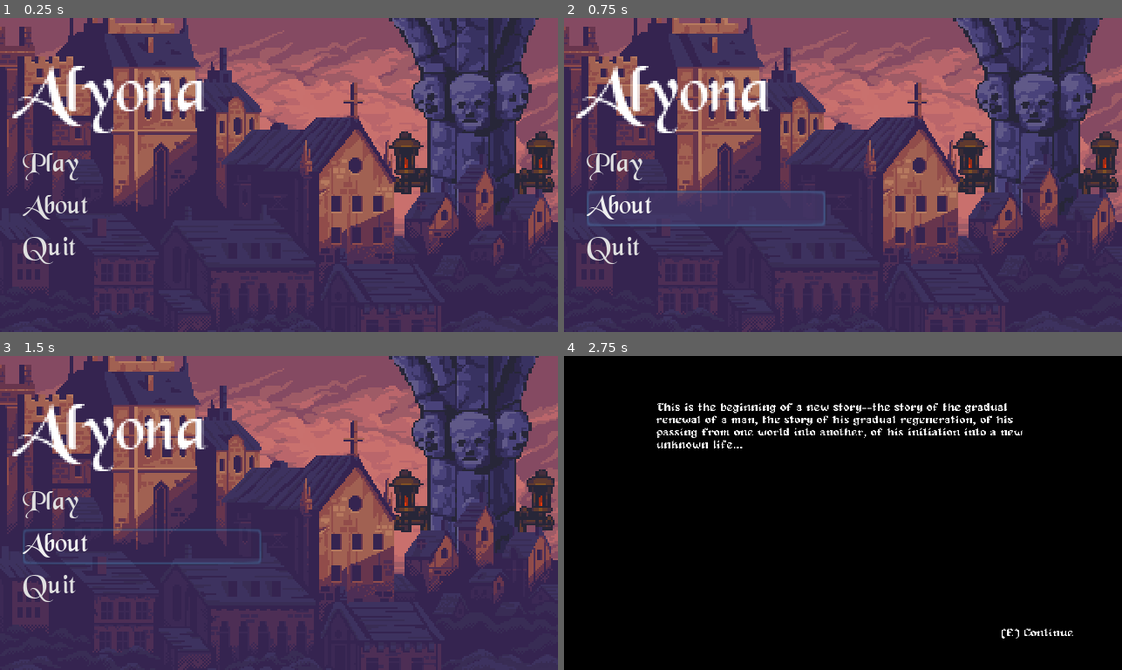
Above: before the commit, frames 1-4 (two rows, left to right).
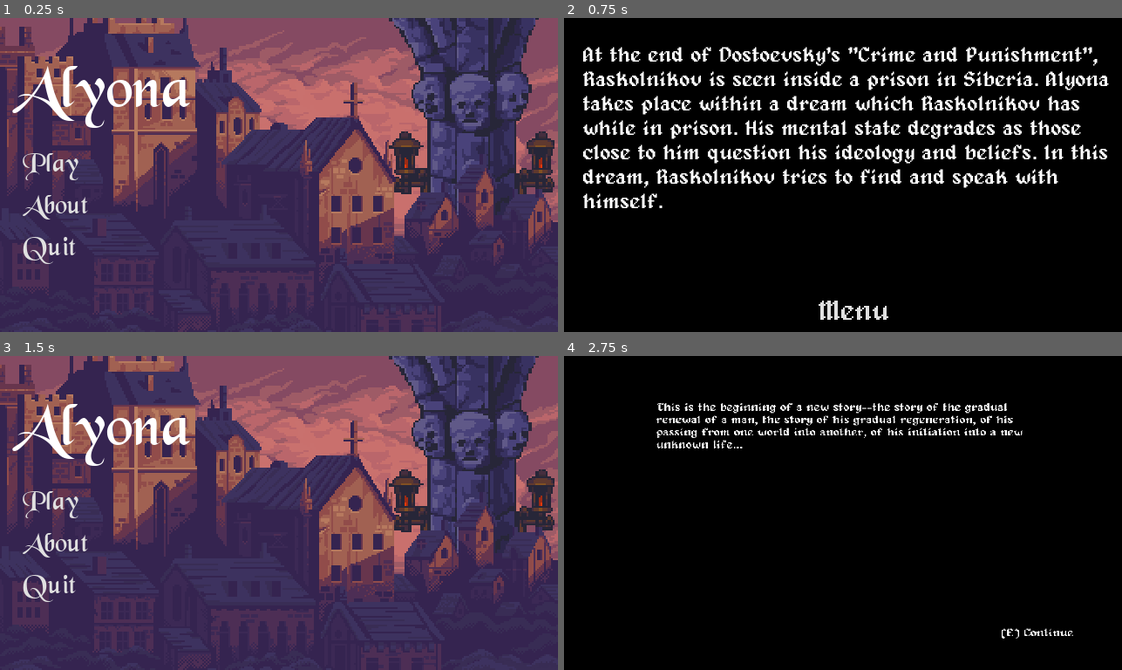
Above: after the commit, the same moments.

Repository: importTahsinZaman/Alyona
Game: Godot game, scene res://Menu.tscn
The game is run twice, just before and just after one commit, with the same random seed, the same clock (stepped at 60 frames per second) and the same inputs.
Inputs (mouse positions are in pixels of both pictures, inside the frame that each line leads up to):
- Up to frame 1 (0.25 s): no input
- Up to frame 2 (0.75 s): click "About" at 0.5 s
- Up to frame 3 (1.5 s): click (290, 651) at 1.25 s, where only the run after the commit has a clickable "Menu"
- Up to frame 4 (2.75 s): click "Play" at 2 s

The runs differ from the first frame. In frame 1, 2.3% of the frame differs, in the area x 2-38%, y 15-37%; in frame 2, 100%, in the area x 0-100%, y 0-100%; in frame 3, 2.7%; in frame 4, nothing differs.

Commit message:
Bug fixes

Diff:
--- /dev/null
+++ b/AboutScreen.gd
@@ -0,0 +1,4 @@
+extends Node2D
+
+func _on_Button_pressed():
+	get_tree().change_scene("res://Menu.tscn")
--- /dev/null
+++ b/AboutScreen.tscn
@@ -0,0 +1,58 @@
+[gd_scene load_steps=9 format=2]
+
+[ext_resource path="res://alagard.ttf" type="DynamicFontData" id=1]
+[ext_resource path="res://EyesClosing/eyesclosing5.png" type="Texture" id=2]
+[ext_resource path="res://AboutScreen.gd" type="Script" id=3]
+
+[sub_resource type="DynamicFont" id=1]
+size = 12
+font_data = ExtResource( 1 )
+
+[sub_resource type="DynamicFont" id=2]
+font_data = ExtResource( 1 )
+
+[sub_resource type="StyleBoxFlat" id=3]
+bg_color = Color( 0.6, 0.6, 0.6, 0.423529 )
+corner_radius_top_left = 5
+corner_radius_top_right = 5
+corner_radius_bottom_right = 5
+corner_radius_bottom_left = 5
+
+[sub_resource type="StyleBoxEmpty" id=5]
+
+[sub_resource type="StyleBoxEmpty" id=4]
+
+[node name="AboutScreen" type="Node2D"]
+script = ExtResource( 3 )
+
+[node name="Background" type="Sprite" parent="."]
+texture = ExtResource( 2 )
+centered = false
+
+[node name="Label" type="Label" parent="."]
+margin_left = 11.0
+margin_top = 16.0
+margin_right = 318.0
+margin_bottom = 171.0
+custom_fonts/font = SubResource( 1 )
+text = "At the end of Dostoevsky's \"Crime and Punishment\", Raskolnikov is seen inside a prison in Siberia. Alyona takes place within a dream which Raskolnikov has while in prison. His mental state degrades as those close to him question his ideology and beliefs. In this dream, Raskolnikov tries to find and speak with himself. "
+autowrap = true
+__meta__ = {
+"_edit_use_anchors_": false
+}
+
+[node name="Button" type="Button" parent="."]
+margin_left = 146.0
+margin_top = 159.0
+margin_right = 187.0
+margin_bottom = 179.0
+custom_fonts/font = SubResource( 2 )
+custom_styles/hover = SubResource( 3 )
+custom_styles/pressed = SubResource( 5 )
+custom_styles/normal = SubResource( 4 )
+text = "Menu"
+__meta__ = {
+"_edit_use_anchors_": false
+}
+
+[connection signal="pressed" from="Button" to="." method="_on_Button_pressed"]
--- a/Alyona.tscn
+++ b/Alyona.tscn
@@ -6,6 +6,9 @@
 [sub_resource type="CapsuleShape2D" id=9]
 radius = 6.0
 height = 0.0
+
+[sub_resource type="RectangleShape2D" id=12]
+extents = Vector2( 5.1257, 6.14225 )
 
 [sub_resource type="Animation" id=10]
 resource_name = "Death"
@@ -58,8 +61,10 @@
 collision_mask = 2
 
 [node name="Hurtbox" type="CollisionShape2D" parent="Area2D"]
-position = Vector2( 1, 0 )
-shape = SubResource( 9 )
+position = Vector2( 1, -1 )
+rotation = 0.875371
+scale = Vector2( 1, 1 )
+shape = SubResource( 12 )
 
 [node name="Position2D" type="Position2D" parent="."]
 position = Vector2( 9, 9 )
--- a/AlyonaHouse.tscn
+++ b/AlyonaHouse.tscn
@@ -273,7 +273,7 @@
 margin_right = 463.0
 margin_bottom = 150.0
 custom_fonts/normal_font = ExtResource( 10 )
-text = "Find Raskolnikov in your dream and speak to him
+text = "Find and speak to yourself
 "
 __meta__ = {
 "_edit_use_anchors_": false
--- a/FinalBoss.gd
+++ b/FinalBoss.gd
@@ -21,18 +21,20 @@
 		if attacking:
 			$AnimatedSprite.play("AxeAttack")
 			if $AnimatedSprite.animation == "AxeAttack" and $AnimatedSprite.get_frame() == 5:
-				$Hitbox/CollisionShape2D.disabled = false
+				if $AnimatedSprite.flip_h:
+					$Hitbox/HitboxLeft.disabled = false
+				elif !$AnimatedSprite.flip_h:
+					$Hitbox/HitboxRight.disabled = false
 			else:
-				$Hitbox/CollisionShape2D.disabled = true
+				$Hitbox/HitboxRight.disabled = true
+				$Hitbox/HitboxLeft.disabled = true
 		else:
 			if can_attack == false:
 				$AnimatedSprite.play("Idle")
 			elif player_in_left or player_in_right:
 				if player_in_right:
-					 $Hitbox/CollisionShape2D.position.x = 26.5
 					 $AnimatedSprite.flip_h = false
 				elif player_in_left:
-					$Hitbox/CollisionShape2D.position.x = -26.5
 					$AnimatedSprite.flip_h = true
 				$AnimatedSprite.play("AxeAttack")
 				attacking = true
@@ -47,7 +49,6 @@
 				$AnimatedSprite.play("Run")
 				motion = move_and_slide(motion, UP)
 
-
 func _on_DetectBoxRight_body_entered(body):player_in_right = true
 func _on_DetectBoxRight_body_exited(body): player_in_right = false
 func _on_DetectBoxLeft_body_entered(body): player_in_left = true
@@ -55,7 +56,8 @@
 
 func _on_AnimatedSprite_animation_finished():
 	if $AnimatedSprite.animation == "AxeAttack":
-		$Hitbox/CollisionShape2D.disabled = true
+		$Hitbox/HitboxRight.disabled = true
+		$Hitbox/HitboxLeft.disabled = true
 		attacking = false
 		can_attack = false
 
--- a/FinalBoss.tscn
+++ b/FinalBoss.tscn
@@ -23,28 +23,29 @@
 
 [sub_resource type="SpriteFrames" id=1]
 animations = [ {
-"frames": [ ExtResource( 14 ), ExtResource( 15 ), ExtResource( 16 ), ExtResource( 10 ), ExtResource( 11 ), ExtResource( 12 ) ],
-"loop": true,
-"name": "Run",
-"speed": 7.0
+"frames": [ ExtResource( 1 ), ExtResource( 5 ), ExtResource( 3 ), ExtResource( 3 ), ExtResource( 3 ), ExtResource( 6 ), ExtResource( 4 ), ExtResource( 2 ) ],
+"loop": false,
+"name": "AxeAttack",
+"speed": 5.0
 }, {
 "frames": [ ExtResource( 8 ), ExtResource( 9 ), ExtResource( 7 ), ExtResource( 13 ), ExtResource( 18 ), ExtResource( 19 ) ],
 "loop": true,
 "name": "Idle",
 "speed": 5.0
 }, {
-"frames": [ ExtResource( 1 ), ExtResource( 5 ), ExtResource( 3 ), ExtResource( 3 ), ExtResource( 3 ), ExtResource( 6 ), ExtResource( 4 ), ExtResource( 2 ) ],
-"loop": false,
-"name": "AxeAttack",
-"speed": 5.0
+"frames": [ ExtResource( 14 ), ExtResource( 15 ), ExtResource( 16 ), ExtResource( 10 ), ExtResource( 11 ), ExtResource( 12 ) ],
+"loop": true,
+"name": "Run",
+"speed": 7.0
 } ]
 
 [sub_resource type="CapsuleShape2D" id=3]
 radius = 7.33333
 height = 12.0
 
-[sub_resource type="RectangleShape2D" id=4]
-extents = Vector2( 21.25, 32 )
+[sub_resource type="CapsuleShape2D" id=7]
+radius = 13.3904
+height = 22.6551
 
 [sub_resource type="StyleBoxFlat" id=5]
 bg_color = Color( 0.482353, 0.0862745, 0.0862745, 1 )
@@ -70,7 +71,7 @@
 scale = Vector2( 1, 0.8 )
 frames = SubResource( 1 )
 animation = "AxeAttack"
-frame = 3
+frame = 5
 
 [node name="Hurtbox" type="CollisionShape2D" parent="."]
 position = Vector2( 0.333333, 16.6667 )
@@ -80,9 +81,16 @@
 collision_layer = 8
 collision_mask = 2
 
-[node name="CollisionShape2D" type="CollisionShape2D" parent="Hitbox"]
-position = Vector2( 29.0833, 0.333333 )
-shape = SubResource( 4 )
+[node name="HitboxRight" type="CollisionShape2D" parent="Hitbox"]
+position = Vector2( 28.6667, 16.3333 )
+rotation = 0.744113
+shape = SubResource( 7 )
+disabled = true
+
+[node name="HitboxLeft" type="CollisionShape2D" parent="Hitbox"]
+position = Vector2( -26.6667, 15.3333 )
+rotation = -0.675679
+shape = SubResource( 7 )
 disabled = true
 
 [node name="DetectBoxRight" type="Area2D" parent="."]
@@ -90,8 +98,9 @@
 collision_mask = 2
 
 [node name="CollisionShape2D" type="CollisionShape2D" parent="DetectBoxRight"]
-position = Vector2( 26.5001, 0 )
-shape = SubResource( 4 )
+position = Vector2( 28.6667, 16.3333 )
+rotation = 0.744113
+shape = SubResource( 7 )
 
 [node name="DetectBoxLeft" type="Area2D" parent="."]
 position = Vector2( -78.3333, 0.333333 )
@@ -99,8 +108,9 @@
 collision_mask = 2
 
 [node name="CollisionShape2D" type="CollisionShape2D" parent="DetectBoxLeft"]
-position = Vector2( 52.6665, 0 )
-shape = SubResource( 4 )
+position = Vector2( 51.3333, 15 )
+rotation = -0.674566
+shape = SubResource( 7 )
 
 [node name="Timer" type="Timer" parent="."]
 wait_time = 2.0
--- a/FinalPlayer.gd
+++ b/FinalPlayer.gd
@@ -43,7 +43,7 @@
 
 		jump_timer += 1*delta
 
-		if Input.is_action_pressed("ui_up") and jump_timer >= jump_cooldown:
+		if Input.is_action_pressed("ui_up") and !attacking and jump_timer >= jump_cooldown:
 			if is_on_floor():
 				motion.y = -JUMPFORCE
 				$AnimatedSprite.play("jump")
--- a/FinalPlayer.tscn
+++ b/FinalPlayer.tscn
@@ -26,8 +26,7 @@
 [ext_resource path="res://VikingAnimations/run_1.png" type="Texture" id=24]
 [ext_resource path="res://VikingAnimations/ready_5.png" type="Texture" id=25]
 
-[sub_resource type="CapsuleShape2D" id=1]
-height = 26.0
+[sub_resource type="CapsuleShape2D" id=4]
 
 [sub_resource type="SpriteFrames" id=2]
 animations = [ {
@@ -35,11 +34,6 @@
 "loop": true,
 "name": "idle",
 "speed": 5.0
-}, {
-"frames": [ ExtResource( 15 ), ExtResource( 16 ), ExtResource( 13 ), ExtResource( 3 ), ExtResource( 20 ), ExtResource( 8 ) ],
-"loop": true,
-"name": "attack",
-"speed": 15.0
 }, {
 "frames": [ ExtResource( 24 ), ExtResource( 4 ), ExtResource( 19 ), ExtResource( 12 ), ExtResource( 14 ), ExtResource( 22 ) ],
 "loop": true,
@@ -50,6 +44,11 @@
 "loop": true,
 "name": "jump",
 "speed": 5.0
+}, {
+"frames": [ ExtResource( 15 ), ExtResource( 16 ), ExtResource( 13 ), ExtResource( 3 ), ExtResource( 20 ), ExtResource( 8 ) ],
+"loop": true,
+"name": "attack",
+"speed": 15.0
 } ]
 
 [sub_resource type="RectangleShape2D" id=3]
@@ -69,8 +68,8 @@
 limit_bottom = 292
 
 [node name="CollisionShape2D" type="CollisionShape2D" parent="."]
-position = Vector2( 2, 6 )
-shape = SubResource( 1 )
+position = Vector2( 2, 7.5 )
+shape = SubResource( 4 )
 
 [node name="AnimatedSprite" type="AnimatedSprite" parent="."]
 position = Vector2( 2, 3 )
--- a/GameFinishedScreen.gd
+++ b/GameFinishedScreen.gd
@@ -2,6 +2,7 @@
 
 func _ready():
 	$RichTextLabel.hide()
+	$CreatedBy.hide()
 	$Game_finished_eyes.play("default")
 
 func _on_Game_finished_eyes_animation_finished():
@@ -12,3 +13,4 @@
 func show_thanks():
 	$Game_finished_eyes.frame = 0
 	$RichTextLabel.show()
+	$CreatedBy.show()
--- a/GameFinishedScreen.tscn
+++ b/GameFinishedScreen.tscn
@@ -33,7 +33,7 @@
 
 [sub_resource type="Animation" id=3]
 resource_name = "fade_out"
-length = 4.0
+length = 3.0
 tracks/0/type = "value"
 tracks/0/path = NodePath(".:color")
 tracks/0/interp = 1
@@ -41,7 +41,7 @@
 tracks/0/imported = false
 tracks/0/enabled = true
 tracks/0/keys = {
-"times": PoolRealArray( 0, 3, 4 ),
+"times": PoolRealArray( 0, 2, 3 ),
 "transitions": PoolRealArray( 1, 1, 1 ),
 "update": 0,
 "values": [ Color( 1, 1, 1, 1 ), Color( 0, 0, 0, 1 ), Color( 1, 1, 1, 1 ) ]
@@ -53,7 +53,7 @@
 tracks/1/imported = false
 tracks/1/enabled = true
 tracks/1/keys = {
-"times": PoolRealArray( 3 ),
+"times": PoolRealArray( 2 ),
 "transitions": PoolRealArray( 1 ),
 "values": [ {
 "args": [  ],
@@ -62,6 +62,10 @@
 }
 
 [sub_resource type="DynamicFont" id=4]
+font_data = ExtResource( 7 )
+
+[sub_resource type="DynamicFont" id=5]
+size = 6
 font_data = ExtResource( 7 )
 
 [node name="GameFinishedScreen" type="Node2D"]
@@ -89,4 +93,15 @@
 "_edit_use_anchors_": false
 }
 
+[node name="CreatedBy" type="Label" parent="."]
+margin_left = 5.0
+margin_top = 168.0
+margin_right = 77.0
+margin_bottom = 177.0
+custom_fonts/font = SubResource( 5 )
+text = "Created by Tahsin Zaman"
+__meta__ = {
+"_edit_use_anchors_": false
+}
+
 [connection signal="animation_finished" from="Game_finished_eyes" to="." method="_on_Game_finished_eyes_animation_finished"]
--- a/Global.gd
+++ b/Global.gd
@@ -11,7 +11,7 @@
 var return_to_town = false
 var player_body = null
 
-var seconds_til_night = 180
+var seconds_til_night = 200
 var current_frame = 0
 var time = 1
 var is_night = false
@@ -30,7 +30,7 @@
 var return_scene
 var return_from_dialogue = false
 
-const MAX_BOSS_HEALTH = 15
+const MAX_BOSS_HEALTH = 17
 var current_boss_health = MAX_BOSS_HEALTH
 
 var spoken_with_rask = false
@@ -40,7 +40,7 @@
 signal spawn_alyona
 
 func _process(delta):
-	if !is_night:
+	if first_kill and !is_night:
 		time += 1 * delta
 		current_frame = range_lerp(time , 0, seconds_til_night, 0, 24)
 		if current_frame >= 24:
--- a/Menu.gd
+++ b/Menu.gd
@@ -8,7 +8,7 @@
 
 
 func _on_AboutButton_pressed():
-	pass # Replace with function body.
+	get_tree().change_scene("res://AboutScreen.tscn")
 
 
 func _on_QuitButton_pressed():
--- a/Menu.tscn
+++ b/Menu.tscn
@@ -1,9 +1,10 @@
-[gd_scene load_steps=7 format=2]
+[gd_scene load_steps=9 format=2]
 
 [ext_resource path="res://Menu.gd" type="Script" id=1]
 [ext_resource path="res://main_menu.png" type="Texture" id=2]
 [ext_resource path="res://customfont.tres" type="DynamicFont" id=3]
 [ext_resource path="res://buttonhover.tres" type="StyleBox" id=4]
+[ext_resource path="res://blackchancery.regular.ttf" type="DynamicFontData" id=5]
 
 [sub_resource type="StyleBoxEmpty" id=1]
 
@@ -22,6 +23,10 @@
 Button/styles/normal = SubResource( 1 )
 Button/styles/pressed = ExtResource( 4 )
 
+[sub_resource type="DynamicFont" id=3]
+size = 36
+font_data = ExtResource( 5 )
+
 [node name="Menu" type="Control"]
 anchor_right = 1.0
 anchor_bottom = 1.0
@@ -39,14 +44,13 @@
 "_edit_use_anchors_": false
 }
 
-[node name="RichTextLabel" type="RichTextLabel" parent="."]
+[node name="Label" type="Label" parent="."]
 margin_left = 7.0
 margin_top = 21.0
-margin_right = 62.0
-margin_bottom = 43.0
-rect_scale = Vector2( 2.5, 2.5 )
+margin_right = 52.0
+margin_bottom = 42.0
+custom_fonts/font = SubResource( 3 )
 text = "Alyona"
-fit_content_height = true
 __meta__ = {
 "_edit_use_anchors_": false
 }
--- a/Player.gd
+++ b/Player.gd
@@ -73,7 +73,7 @@
 
 		jump_timer += 1*delta
 
-		if Input.is_action_pressed("ui_up") and jump_timer >= jump_cooldown:
+		if Input.is_action_pressed("ui_up") and !attacking and jump_timer >= jump_cooldown:
 			if is_on_floor():
 				motion.y = -JUMPFORCE
 				$AnimatedSprite.play("jump")
--- a/Player.tscn
+++ b/Player.tscn
@@ -29,8 +29,7 @@
 [ext_resource path="res://VikingAnimations/ready_6.png" type="Texture" id=27]
 [ext_resource path="res://Global.tscn" type="PackedScene" id=28]
 
-[sub_resource type="CapsuleShape2D" id=4]
-height = 26.0
+[sub_resource type="CapsuleShape2D" id=8]
 
 [sub_resource type="SpriteFrames" id=6]
 animations = [ {
@@ -44,15 +43,15 @@
 "name": "walk",
 "speed": 5.0
 }, {
+"frames": [ ExtResource( 21 ), ExtResource( 20 ), ExtResource( 18 ), ExtResource( 19 ), ExtResource( 17 ) ],
+"loop": true,
+"name": "jump",
+"speed": 5.0
+}, {
 "frames": [ ExtResource( 8 ), ExtResource( 9 ), ExtResource( 11 ), ExtResource( 12 ), ExtResource( 14 ), ExtResource( 15 ) ],
 "loop": true,
 "name": "attack",
 "speed": 15.0
-}, {
-"frames": [ ExtResource( 21 ), ExtResource( 20 ), ExtResource( 18 ), ExtResource( 19 ), ExtResource( 17 ) ],
-"loop": true,
-"name": "jump",
-"speed": 5.0
 } ]
 
 [sub_resource type="RectangleShape2D" id=7]
@@ -72,8 +71,8 @@
 script = ExtResource( 3 )
 
 [node name="CollisionShape2D" type="CollisionShape2D" parent="."]
-position = Vector2( 2, 6 )
-shape = SubResource( 4 )
+position = Vector2( 2, 7.5 )
+shape = SubResource( 8 )
 
 [node name="Light2D" type="Light2D" parent="."]
 position = Vector2( 1, 0 )
--- a/World.gd
+++ b/World.gd
@@ -9,7 +9,6 @@
 	if CheckpointTracker.porf_spoken: CheckpointTracker.police_door = true
 
 	CheckpointTracker.house_doors = [CheckpointTracker.raz_door, CheckpointTracker.marm_door, CheckpointTracker.palais_door, CheckpointTracker.police_door, CheckpointTracker.rask_door]
-	print(CheckpointTracker.house_doors)
 
 	for i in range(5):
 		if CheckpointTracker.house_doors[i] == false:
--- a/World.tscn
+++ b/World.tscn
@@ -191,19 +191,23 @@
 
 [node name="ParallaxLayer" type="ParallaxLayer" parent="ParallaxBackground"]
 motion_scale = Vector2( 0.1, 1 )
-motion_mirroring = Vector2( 384, 0 )
+motion_mirroring = Vector2( 500, 0 )
 
 [node name="Sprite" type="Sprite" parent="ParallaxBackground/ParallaxLayer"]
-position = Vector2( 0, 51 )
+position = Vector2( -2, -108 )
+scale = Vector2( 2.29427, 1.18056 )
 texture = ExtResource( 2 )
+centered = false
 
 [node name="ParallaxLayer2" type="ParallaxLayer" parent="ParallaxBackground"]
 motion_scale = Vector2( 0.2, 1 )
 motion_mirroring = Vector2( 384, 0 )
 
 [node name="Sprite" type="Sprite" parent="ParallaxBackground/ParallaxLayer2"]
-position = Vector2( -1, 62 )
+position = Vector2( -6, -118 )
+scale = Vector2( 1.42188, 1.25 )
 texture = ExtResource( 3 )
+centered = false
 
 [node name="TileMap" parent="." instance=ExtResource( 1 )]
 cell_size = Vector2( 16, 17 )
--- a/fireball.gd
+++ b/fireball.gd
@@ -11,6 +11,5 @@
 		queue_free()
 
 func _on_Area2D_body_entered(body):
-	print("hit player")
 	queue_free()
 	Global.current_player_health -= 1
--- a/fireball.tscn
+++ b/fireball.tscn
@@ -27,7 +27,7 @@
 
 [node name="AnimatedSprite" type="AnimatedSprite" parent="."]
 frames = SubResource( 1 )
-frame = 4
+frame = 1
 playing = true
 
 [node name="Area2D" type="Area2D" parent="."]
--- a/project.godot
+++ b/project.godot
@@ -10,7 +10,7 @@
 
 [application]
 
-config/name="CrimeAndPunishment:DetectivePetrovich"
+config/name="Alyona"
 run/main_scene="res://Menu.tscn"
 config/icon="res://icon.png"
 
Not shown: 1 places in Alyona.tscn that only renumber resources
Not shown: 1 places in GameFinishedScreen.tscn that only renumber resources
